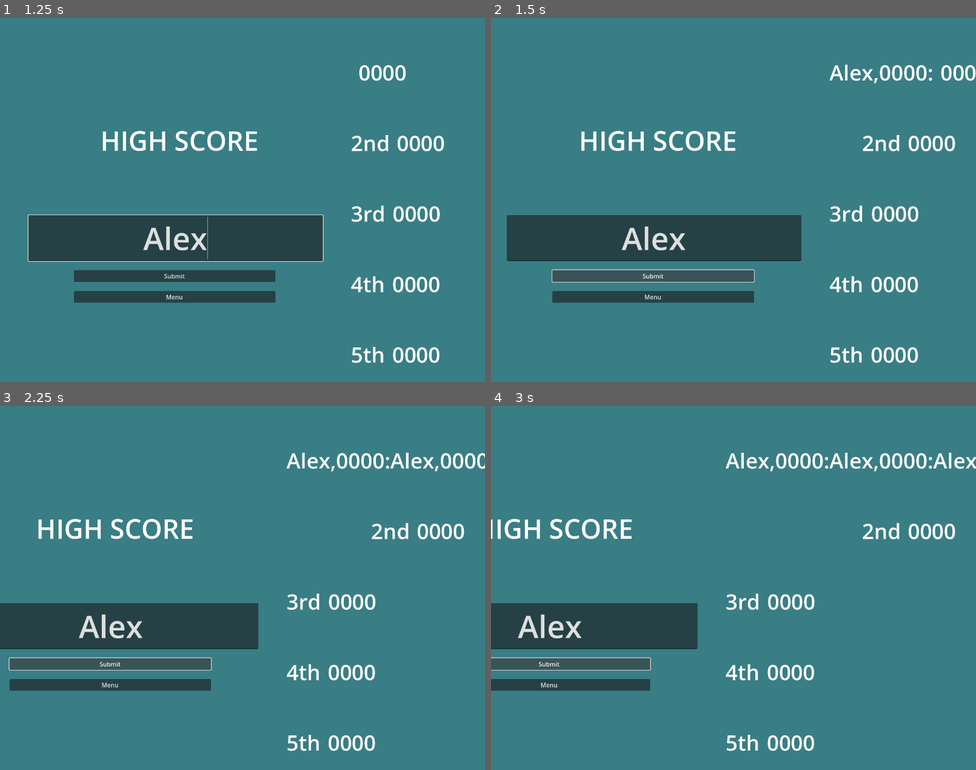
Above: before the commit, frames 1-4 (two rows, left to right).
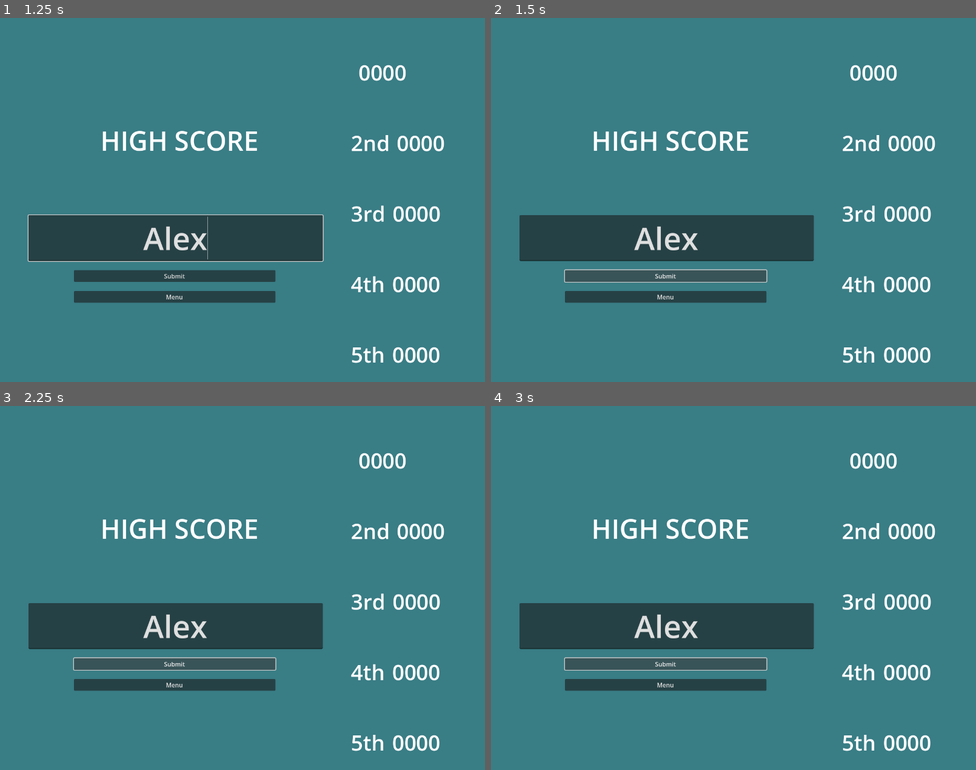
Above: after the commit, the same moments.

Repository: pokiios/bubble-babes
Game: Godot game, scene res://Scenes/Leaderboard.tscn
The game is run twice, just before and just after one commit, with the same random seed, the same clock (stepped at 60 frames per second) and the same inputs.
Inputs (mouse positions are in pixels of both pictures, inside the frame that each line leads up to):
- Up to frame 1 (1.25 s): click (174, 236) at 0.52 s; type "Alex" at 0.6 s
- Up to frame 2 (1.5 s): click "Submit" at 1.25 s
- Up to frame 3 (2.25 s): click "Submit" at 2 s
- Up to frame 4 (3 s): click "Submit" at 2.75 s

Frame 1 is identical in both runs. In frame 2, 5.0% of the frame differs, in the area x 3-100%, y 12-95%; in frame 3, 9.5%; in frame 4, 12%, in the area x 0-100%, y 12-95%.
Error after the commit: Invalid access of index '1' on a base object of type: 'Array'. (res://Scenes/leaderboard.gd:62)

Commit message:
Automatic sort when new high score
Sorting and updating displayed scores moved to their own functions. Scores will sort and update automatically when a new score is added at the end of a run.

Diff:
--- a/Scenes/leaderboard.gd
+++ b/Scenes/leaderboard.gd
@@ -14,6 +14,7 @@
 @onready var FourthScore = $MarginContainer/HBoxContainer/VBoxContainer2/MarginContainer4/HBoxContainer/FourthScore
 @onready var FifthScore = $MarginContainer/HBoxContainer/VBoxContainer2/MarginContainer5/HBoxContainer/FifthScore
 var scoresArray:Array
+var currentScore = 03
 
 # Called when the node enters the scene tree for the first time.
 func _ready() -> void:
@@ -24,14 +25,16 @@
 	else:
 		file = FileAccess.open(scoreFile, FileAccess.READ_WRITE) # READ_WRITE is weak sauce and cannot create life
 
+	_sort_scores()
+	_update_displayed_scores()
+
+func _sort_scores():
 	#Read file text and set it to a variable
 	var readText = file.get_as_text()
 	var splitText = readText.split(":")
 
-	var highNum = 0
-	#for numb in splitText:
-		#if numb.is_valid_int():
-			#if numb > highNum:
+	scoresArray.clear()
+
 	var temp:Array
 	for each in splitText:
 		temp = each.split(",")
@@ -46,38 +49,30 @@
 			scoresArray[i+1] = scoresArray[i]
 			i = i - 1
 		scoresArray[i+1] = key
-
-
-
-
+	scoresArray.reverse()
 	print ("After")
 	print (scoresArray)
-	var count = 0
-	for split in splitText:
-		count += 1
-		match count:
+
+func _update_displayed_scores():
+	var index = 0
+	for a in scoresArray:
+		match index:
+			0:
+				FirstText.text = scoresArray[index][0]
+				FirstScore.text = scoresArray[index][1]
 			1:
-				FirstText.text = split
+				SecondText.text = scoresArray[index][0]
+				SecondScore.text = scoresArray[index][1]
 			2:
-				SecondText.text = split
+				ThirdText.text = scoresArray[index][0]
+				ThirdScore.text = scoresArray[index][1]
 			3:
-				ThirdText.text = split
+				FourthText.text = scoresArray[index][0]
+				FourthScore.text = scoresArray[index][1]
 			4:
-				FourthText.text = split
-			5:
-				FifthText.text = split
-			6:
-				FirstScore.text = split
-			7:
-				SecondScore.text = split
-			8:
-				ThirdScore.text = split
-			9:
-				FourthScore.text = split
-			10:
-				FifthScore.text = split
-	#FirstText.text = readText
-	#print(readText)
+				FifthText.text = scoresArray[index][0]
+				FifthScore.text = scoresArray[index][1]
+		index += 1
 
 # Called every frame. 'delta' is the elapsed time since the previous frame.
 func _process(delta: float) -> void:
@@ -91,7 +86,8 @@
 func _on_submit_button_pressed() -> void:
 	var scorerName = NameBox.text
 	#print(scorerName)
-	file.store_string(scorerName + "," + "0000" + ":")
-	var readText = file.get_as_text()
-	FirstText.text = readText
+	file.seek_end()
+	file.store_string(":" + scorerName + "," + currentScore)
+	_sort_scores()
+	_update_displayed_scores()
 	#print(readText)
